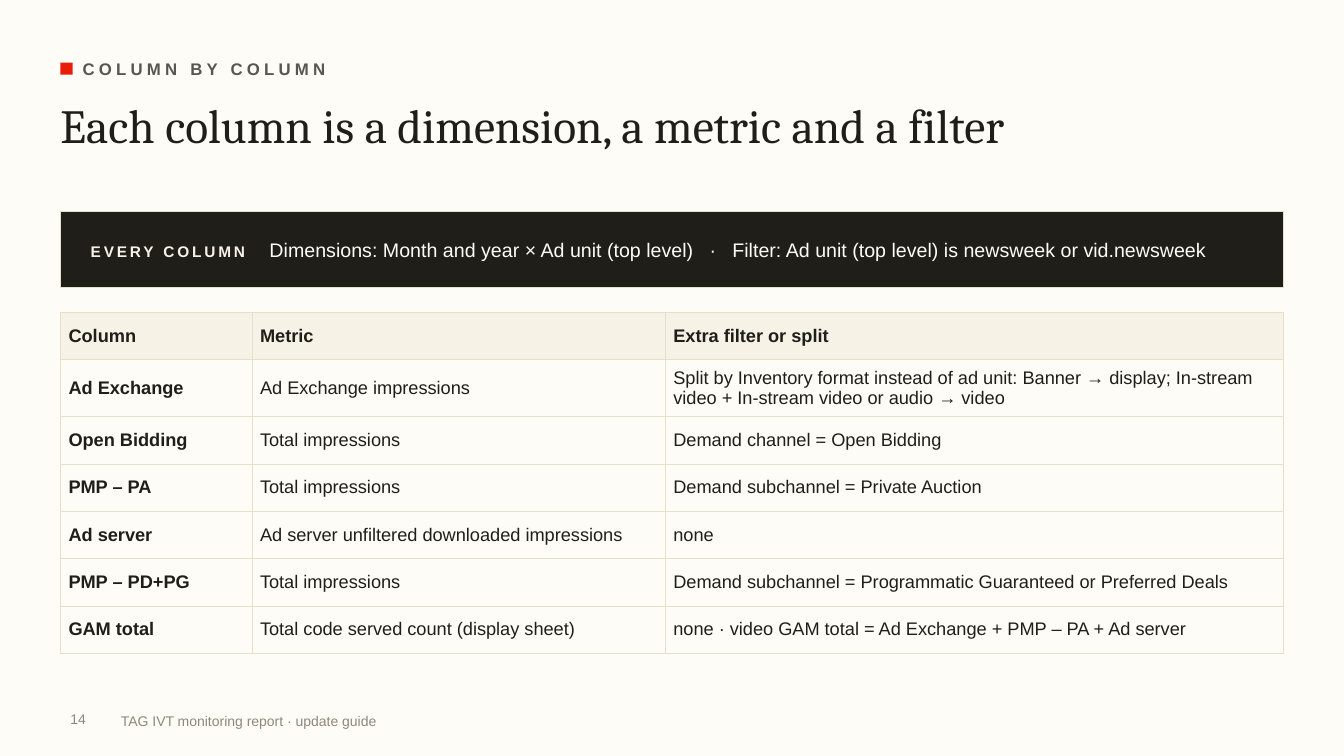
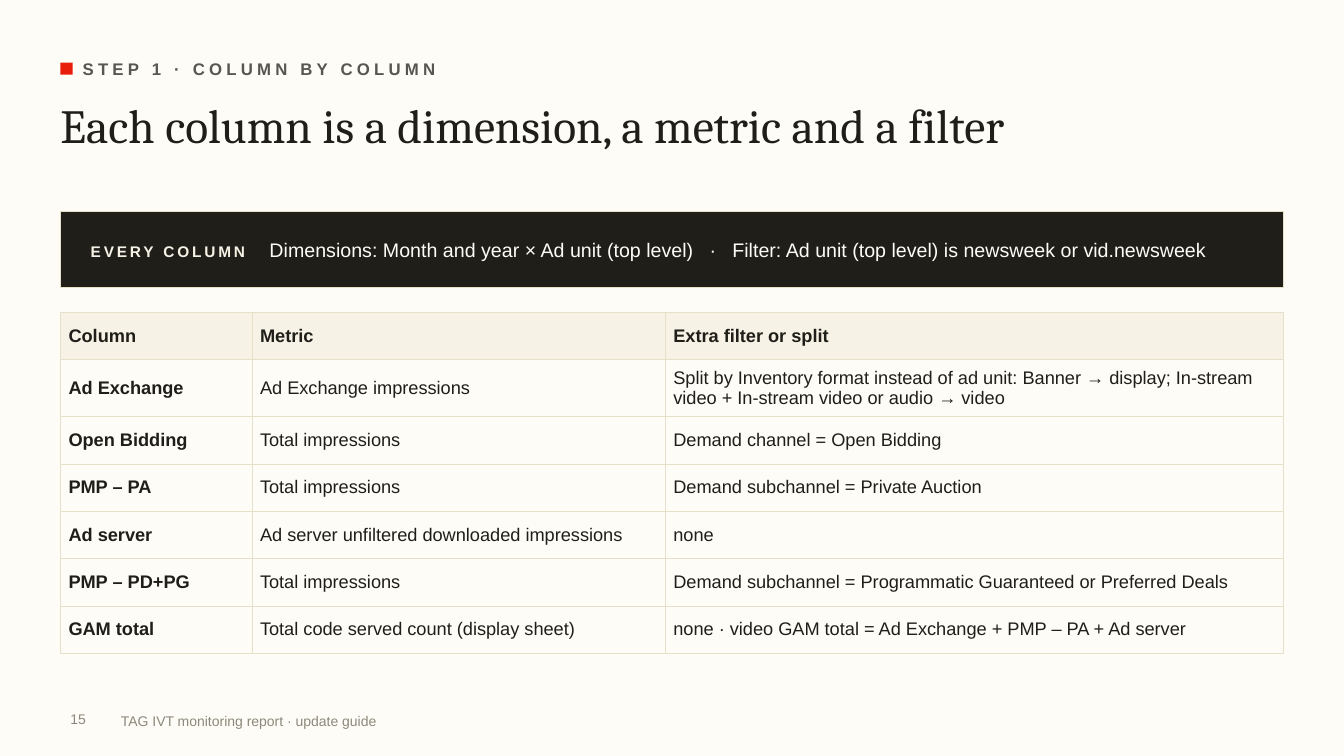
Before and after one commit to rogerhirano-nw/yield-dashboard, a slide deck: slide 15 of docs/TAG_IVT_Report_Update_Guide.pptx (slide 14 before the commit). Drawn at 1344x756 pixels with LibreOffice and Linux fonts; fonts in the diff are those of the drawing; background and template pictures are left out. Boxes give left, top, right and bottom in pixels: in the first picture for what was removed or moved away, otherwise in the second. Text is boxed around its words. In the diff, an @@ line names an element or a change of style, - is before the commit and + after.

```diff
--- a/docs/TAG_IVT_Report_Update_Guide.pptx
+++ b/docs/TAG_IVT_Report_Update_Guide.pptx
@@ text at (83,63,436,75): text changed @@
-COLUMN BY COLUMN
+STEP 1 · COLUMN BY COLUMN
@@ page number at (70,714,86,724): text changed @@
-14
+15
```
Also in this commit, not shown: 18 other slides changed, 8 slides added, 2 other files.
